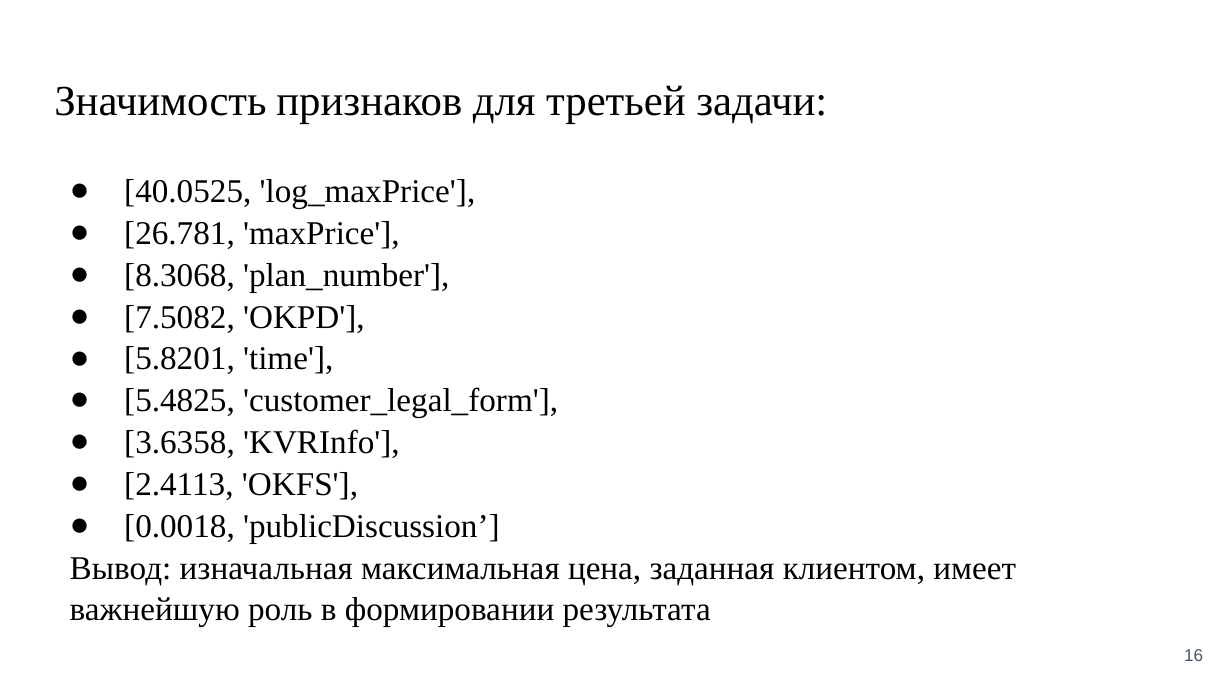
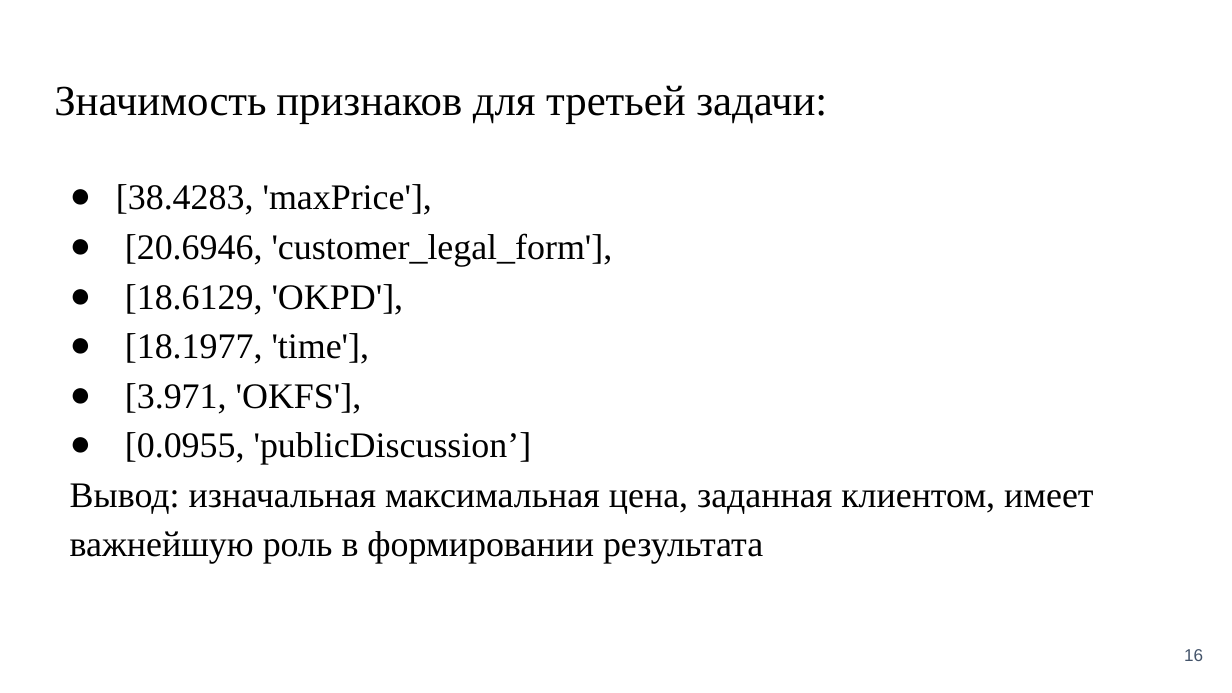
Before and after one commit to danil99152/prediction-of-government-tenders, a slide deck: slide 16 of Разработка системы прогнозов тендерных закупок.pptx. Drawn at 1232x693 pixels with LibreOffice and Linux fonts; fonts in the diff are those of the drawing. Boxes give left, top, right and bottom in pixels: in the first picture for what was removed or moved away, otherwise in the second. Text is boxed around its words. In the diff, an @@ line names an element or a change of style, - is before the commit and + after.

```diff
--- a/Разработка системы прогнозов тендерных закупок.pptx
+++ b/Разработка системы прогнозов тендерных закупок.pptx
@@ text at [116, 184, 613, 465]: text changed; size 19.4 to 21 pt @@
-● [40.0525, 'log_maxPrice'],
-● [26.781, 'maxPrice'],
-● [8.3068, 'plan_number'],
-● [7.5082, 'OKPD'],
-● [5.8201, 'time'],
-● [5.4825, 'customer_legal_form'],
-● [3.6358, 'KVRInfo'],
-● [2.4113, 'OKFS'],
-● [0.0018, 'publicDiscussion’]
+● [38.4283, 'maxPrice'],
+● [20.6946, 'customer_legal_form'],
+● [18.6129, 'OKPD'],
+● [18.1977, 'time'],
+● [3.971, 'OKFS'],
+● [0.0955, 'publicDiscussion’]
@@ text at [70, 483, 1093, 564]: size 19.4 to 21 pt in "Вывод: изначальная максимальная цена, заданная клиентом, име ..."; line spacing 1.05 to 1.15 @@
```
Also in this commit, not shown: 5 other slides changed.
